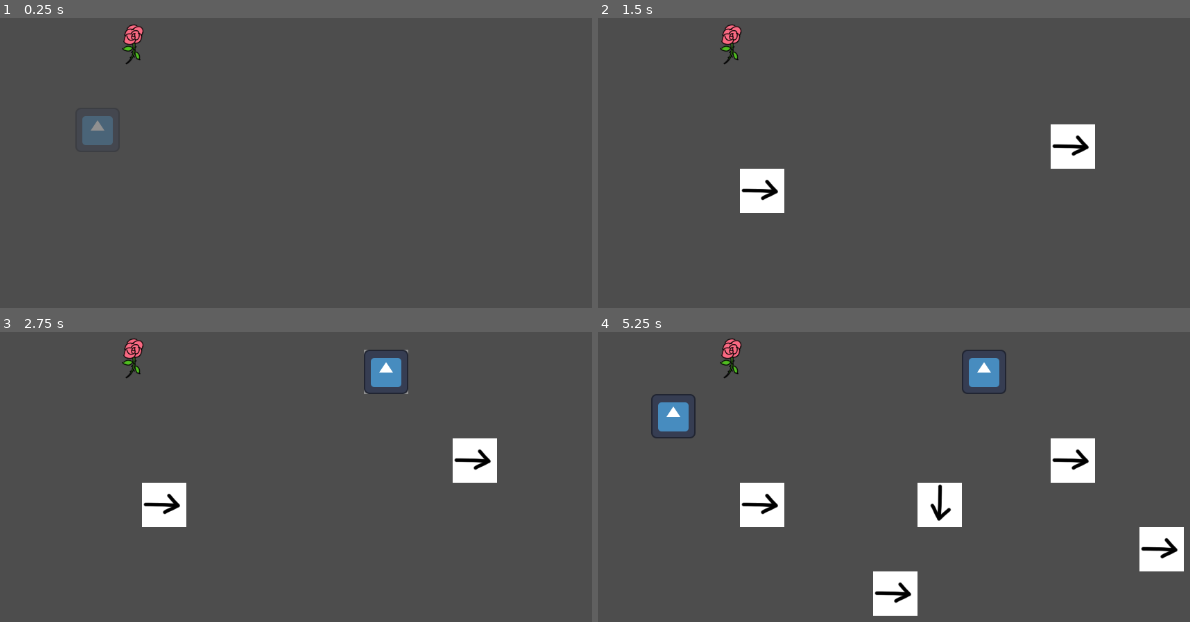
Above: before the commit, frames 1-4 (two rows, left to right).
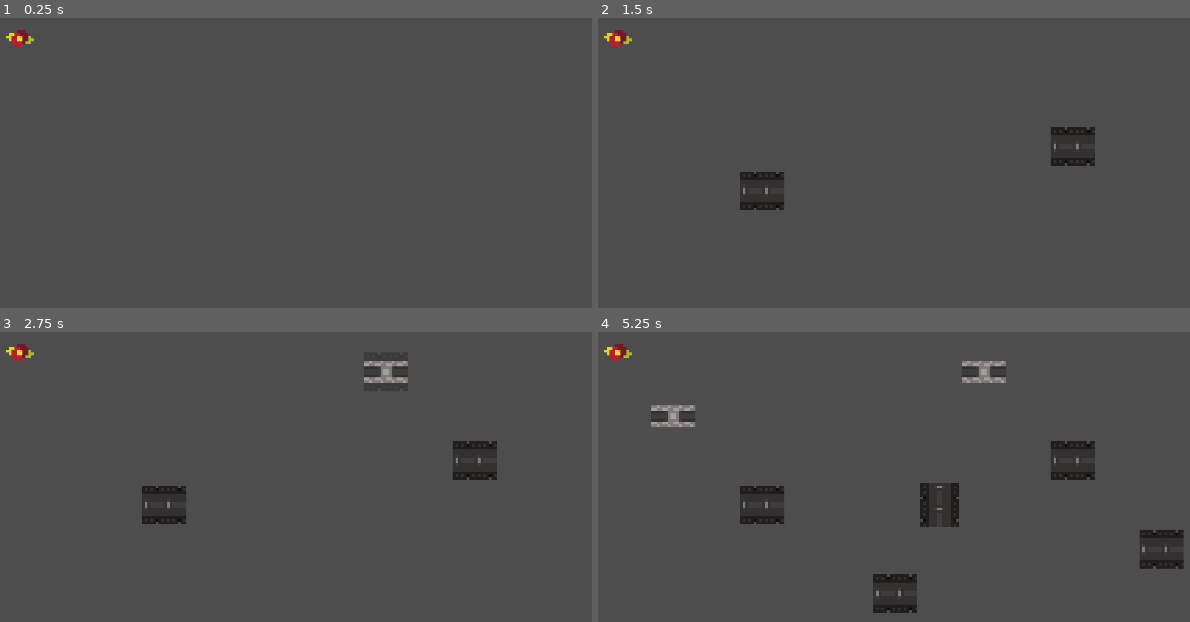
Above: after the commit, the same moments.

Repository: bsc23me/GodotWildJam426
Game: Godot game, scene res://MainScene.tscn
Same seed, same stepped clock (60 frames per second), same inputs: the game is played once before the commit and once after it. The engine's default icon, where the game draws it, is replaced by a stand-in: a white triangle on a blue panel in a dark square.
Inputs (mouse positions are in pixels of both pictures, inside the frame that each line leads up to):
- Up to frame 1 (0.25 s): no input
- Up to frame 2 (1.5 s): tap Enter at 0.5 s; move the mouse to (1095, 148) at 0.52 s; tap 1 at 0.6 s; click (1095, 148) at 0.67 s; tap 9 at 0.8, 1.35 s; tap Space at 1.25 s; move the mouse to (757, 194) at 1.27 s; click (757, 194) at 1.42 s
- Up to frame 3 (2.75 s): tap 2 at 1.55, 2.1 s; tap Enter at 2 s; move the mouse to (396, 387) at 2.02 s; click (396, 387) at 2.17 s; tap 1 at 2.3 s
- Up to frame 4 (5.25 s): tap Space at 2.75, 4.25 s; move the mouse to (876, 575) at 2.77 s; tap 1 at 2.85, 4.55 s; click (876, 575) at 2.92 s; tap 9 at 3.05, 3.6 s; tap Enter at 3.5 s; move the mouse to (1154, 552) at 3.52 s; click (1154, 552) at 3.67 s; tap 2 at 3.8, 4.35 s; move the mouse to (674, 419) at 4.27 s; click (674, 419) at 4.42 s; move the mouse to (959, 485) at 5.02 s; tap R at 5.1 s; click (959, 485) at 5.17 s

The runs differ from the first frame. In frame 1, 1.0% of the frame differs, in the area x 1-25%, y 2-44%; in frame 2, 2.8%; in frame 3, 3.5%; in frame 4, 7.8%, in the area x 1-99%, y 2-98%.
Error after the commit: Invalid access of index '8' on a base object of type: 'Array[Vector2i]'. (res://_scripts/ghost_construct.gd:55)

Commit message:
added all buildings with their sprites

Diff:
--- a/MainScene.tscn
+++ b/MainScene.tscn
@@ -3,9 +3,15 @@
 [ext_resource type="Texture2D" uid="uid://crtms5edr7pkj" path="res://icon.svg" id="1_3mqji"]
 [ext_resource type="Script" uid="uid://caerpow405td4" path="res://_scripts/grid_manager.gd" id="1_rpqi1"]
 [ext_resource type="Script" uid="uid://dogk0odjmsww5" path="res://_scripts/ghost_construct.gd" id="2_x4av3"]
-[ext_resource type="Texture2D" uid="uid://cl14b8ghnbe16" path="res://sprites/Belt_temp.png" id="4_rf2cd"]
-[ext_resource type="Texture2D" uid="uid://ckj2q3p12eslf" path="res://sprites/Rose_temp.png" id="5_a814b"]
+[ext_resource type="Texture2D" uid="uid://b67h1euloh623" path="res://sprites/TilesAndItems.png" id="5_a814b"]
 [ext_resource type="Script" uid="uid://dm1ty0ofd1al1" path="res://_scripts/item_transport.gd" id="6_a814b"]
+
+[sub_resource type="AtlasTexture" id="AtlasTexture_rf2cd"]
+atlas = ExtResource("5_a814b")
+
+[sub_resource type="AtlasTexture" id="AtlasTexture_5crlr"]
+atlas = ExtResource("5_a814b")
+region = Rect2(16, 80, 16, 16)
 
 [node name="Node2D" type="Node2D" unique_id=1288777129]
 
@@ -16,18 +22,19 @@
 
 [node name="GhostConstruct" type="Sprite2D" parent="." unique_id=1144518270 node_paths=PackedStringArray("scene_root")]
 position = Vector2(256, 264)
-scale = Vector2(0.5, 0.5)
+scale = Vector2(0.125, 0.125)
 texture = ExtResource("1_3mqji")
 script = ExtResource("2_x4av3")
 scene_root = NodePath("..")
-tile_node = Array[String](["res://sub_scenes/construct.tscn", "res://sub_scenes/belt.tscn"])
-belt_texture = ExtResource("4_rf2cd")
+tile_node = Array[String](["res://sub_scenes/construct.tscn", "res://sub_scenes/belt.tscn", "res://sub_scenes/pipe.tscn", "res://sub_scenes/planter.tscn", "res://sub_scenes/siphon.tscn", "res://sub_scenes/drill.tscn", "res://sub_scenes/wood_cutter.tscn", "res://sub_scenes/plant_processor.tscn", "res://sub_scenes/brewery.tscn"])
+tile_texture = SubResource("AtlasTexture_rf2cd")
 default_texture = ExtResource("1_3mqji")
+tile_tex_offsets = Array[Vector2]([Vector2(0, 0), Vector2(0, 2), Vector2(4, 2), Vector2(3, 2), Vector2(5, 3), Vector2(4, 3), Vector2(5, 2), Vector2(3, 3)])
 
 [node name="Rose" type="Sprite2D" parent="." unique_id=1576680889]
 z_index = 1
-position = Vector2(308, 139)
-texture = ExtResource("5_a814b")
+position = Vector2(36, 33)
+texture = SubResource("AtlasTexture_5crlr")
 
 [node name="ItemTransport" type="Node2D" parent="Rose" unique_id=410569790]
 script = ExtResource("6_a814b")
--- a/_scripts/ghost_construct.gd
+++ b/_scripts/ghost_construct.gd
@@ -2,12 +2,16 @@
 
 @export var scene_root: Node2D
 @export var tile_node: Array[String]
-@export var belt_texture: Texture
+@export var tile_texture: AtlasTexture
 @export var default_texture: Texture
+@export var tile_tex_offsets: Array[Vector2i]
 
 var tile_scene
 var scenes: Array[PackedScene]
 var selected_tile_type: int
+
+var left_held
+var right_held
 
 # Called when the node enters the scene tree for the first time.
 func _ready() -> void:
@@ -15,6 +19,9 @@
 	scenes.resize(tile_node.size())
 	for i in tile_node.size():
 		scenes[i] = load(tile_node[i])
+
+	left_held = false
+	right_held = false
 
 	self_modulate = Color(1.0, 1.0, 1.0, 0.376)
 
@@ -26,14 +33,14 @@
 
 	if event is InputEventMouseButton:
 		# Place Construct
-		if event.button_index == MOUSE_BUTTON_LEFT and !GridManager.has_tile(position):
-			place_tile(selected_tile_type)
-			print(position)
+		if event.button_index == MOUSE_BUTTON_LEFT:
+			left_held = event.pressed
+			#place_tile(selected_tile_type)
+			#print(position)
+
 		# Pickup Construct
 		elif event.button_index == MOUSE_BUTTON_RIGHT:
-			var pos = Vector2i(position)
-			if GridManager.has_tile(pos):
-				GridManager.remove_tile(pos)
+			right_held = event.pressed
 
 	if event is InputEventKey:
 		if event.pressed:
@@ -42,14 +49,26 @@
 					rotation -= PI / 2
 				else:
 					rotation += PI / 2
-			if event.keycode == KEY_1: # Belt Selection
+			if event.keycode >= KEY_1 and event.keycode <= KEY_9: # Tile Selection
 				scale = Vector2(1,1)
-				texture = belt_texture
-				selected_tile_type = 1
-			if event.keycode == KEY_2: # Temp Default Selection
-				scale = Vector2(0.5,0.5)
-				texture = default_texture
-				selected_tile_type = 0
+				var tile = event.keycode - KEY_1
+				var off = tile_tex_offsets[tile] * GridManager.GRID_SCALE
+				tile_texture.region = Rect2(off.x,off.y,GridManager.GRID_SCALE,GridManager.GRID_SCALE)
+				texture = tile_texture
+				selected_tile_type = tile + 1
+			#if event.keycode == KEY_2: # Temp Default Selection / DEPRECATED
+				#scale = Vector2(0.125,0.125)
+				#texture = default_texture
+				#selected_tile_type = 0
+
+# Called once per frame
+func _process(delta: float) -> void:
+	if left_held and !GridManager.has_tile(position):
+		place_tile(selected_tile_type)
+	if right_held:
+		var pos = Vector2i(position)
+		if GridManager.has_tile(pos):
+			GridManager.remove_tile(pos)
 
 # Snap to the grid
 func snap(pos, gridScale):
@@ -63,6 +82,7 @@
 func place_tile(tile_type):
 	var tile = scenes[tile_type].instantiate()
 	tile.position = position
+	#if tile_type == 1 or tile_type == 2:
 	tile.rotation = rotation
 	tile.construct_type = tile_type
 	tile.output_direction = dir_from_rot(rotation)
--- a/_scripts/grid_manager.gd
+++ b/_scripts/grid_manager.gd
@@ -1,6 +1,6 @@
 extends Node
 
-@export var GRID_SCALE = 64
+@export var GRID_SCALE = 16
 
 var tiles: Dictionary[Vector2i, TileConstruct] = {}
 # Called when the node enters the scene tree for the first time.
--- a/project.godot
+++ b/project.godot
@@ -19,6 +19,10 @@
 
 GridManager="*uid://caerpow405td4"
 
+[display]
+
+window/stretch/scale=4.0
+
 [dotnet]
 
 project/assembly_name="GodotWildJam426"
@@ -29,4 +33,5 @@
 
 [rendering]
 
+textures/canvas_textures/default_texture_filter=0
 rendering_device/driver.windows="d3d12"
--- a/sub_scenes/belt.tscn
+++ b/sub_scenes/belt.tscn
@@ -1,9 +1,13 @@
 [gd_scene format=3 uid="uid://bauuco10jmc7d"]
 
-[ext_resource type="Texture2D" uid="uid://cl14b8ghnbe16" path="res://sprites/Belt_temp.png" id="1_susb0"]
+[ext_resource type="Texture2D" uid="uid://b67h1euloh623" path="res://sprites/TilesAndItems.png" id="1_nxa6v"]
 [ext_resource type="Script" uid="uid://da145ili7n1y2" path="res://_scripts/TileConstruct.gd" id="2_nxa6v"]
 
+[sub_resource type="AtlasTexture" id="AtlasTexture_6wagu"]
+atlas = ExtResource("1_nxa6v")
+region = Rect2(0, 0, 16, 16)
+
 [node name="Belt" type="Sprite2D" unique_id=592253102]
-texture = ExtResource("1_susb0")
+texture = SubResource("AtlasTexture_6wagu")
 script = ExtResource("2_nxa6v")
 metadata/_custom_type_script = "uid://da145ili7n1y2"
--- /dev/null
+++ b/sub_scenes/brewery.tscn
@@ -0,0 +1,13 @@
+[gd_scene format=3 uid="uid://l3creqha15la"]
+
+[ext_resource type="Texture2D" uid="uid://b67h1euloh623" path="res://sprites/TilesAndItems.png" id="1_lt7jh"]
+[ext_resource type="Script" uid="uid://da145ili7n1y2" path="res://_scripts/TileConstruct.gd" id="2_ro2rj"]
+
+[sub_resource type="AtlasTexture" id="AtlasTexture_468fr"]
+atlas = ExtResource("1_lt7jh")
+region = Rect2(48, 48, 16, 16)
+
+[node name="Brewery" type="Sprite2D" unique_id=1765083466]
+texture = SubResource("AtlasTexture_468fr")
+script = ExtResource("2_ro2rj")
+metadata/_custom_type_script = "uid://da145ili7n1y2"
--- a/sub_scenes/construct.tscn
+++ b/sub_scenes/construct.tscn
@@ -1,10 +1,14 @@
 [gd_scene format=3 uid="uid://ifuv43j6i65y"]
 
-[ext_resource type="Texture2D" uid="uid://crtms5edr7pkj" path="res://icon.svg" id="1_o7mvy"]
+[ext_resource type="Texture2D" uid="uid://b67h1euloh623" path="res://sprites/TilesAndItems.png" id="1_aiesc"]
 [ext_resource type="Script" uid="uid://da145ili7n1y2" path="res://_scripts/TileConstruct.gd" id="2_aiesc"]
+
+[sub_resource type="AtlasTexture" id="AtlasTexture_dkpwy"]
+atlas = ExtResource("1_aiesc")
+region = Rect2(64, 32, 16, 16)
 
 [node name="Construct" type="Sprite2D" unique_id=1738615040]
 scale = Vector2(0.5, 0.5)
-texture = ExtResource("1_o7mvy")
+texture = SubResource("AtlasTexture_dkpwy")
 script = ExtResource("2_aiesc")
 metadata/_custom_type_script = "uid://da145ili7n1y2"
--- /dev/null
+++ b/sub_scenes/drill.tscn
@@ -0,0 +1,13 @@
+[gd_scene format=3 uid="uid://c23eusp10ea0r"]
+
+[ext_resource type="Texture2D" uid="uid://b67h1euloh623" path="res://sprites/TilesAndItems.png" id="1_c8fvg"]
+[ext_resource type="Script" uid="uid://da145ili7n1y2" path="res://_scripts/TileConstruct.gd" id="2_0g50j"]
+
+[sub_resource type="AtlasTexture" id="AtlasTexture_468fr"]
+atlas = ExtResource("1_c8fvg")
+region = Rect2(80, 48, 16, 16)
+
+[node name="Drill" type="Sprite2D" unique_id=1708173246]
+texture = SubResource("AtlasTexture_468fr")
+script = ExtResource("2_0g50j")
+metadata/_custom_type_script = "uid://da145ili7n1y2"
--- /dev/null
+++ b/sub_scenes/pipe.tscn
@@ -0,0 +1,13 @@
+[gd_scene format=3 uid="uid://dgn7mlade0tth"]
+
+[ext_resource type="Texture2D" uid="uid://b67h1euloh623" path="res://sprites/TilesAndItems.png" id="1_88dj5"]
+[ext_resource type="Script" uid="uid://da145ili7n1y2" path="res://_scripts/TileConstruct.gd" id="2_sitti"]
+
+[sub_resource type="AtlasTexture" id="AtlasTexture_468fr"]
+atlas = ExtResource("1_88dj5")
+region = Rect2(0, 32, 16, 16)
+
+[node name="Pipe" type="Sprite2D" unique_id=193563240]
+texture = SubResource("AtlasTexture_468fr")
+script = ExtResource("2_sitti")
+metadata/_custom_type_script = "uid://da145ili7n1y2"
--- /dev/null
+++ b/sub_scenes/plant_processor.tscn
@@ -0,0 +1,13 @@
+[gd_scene format=3 uid="uid://bp5qvjhy560mc"]
+
+[ext_resource type="Texture2D" uid="uid://b67h1euloh623" path="res://sprites/TilesAndItems.png" id="1_h70mr"]
+[ext_resource type="Script" uid="uid://da145ili7n1y2" path="res://_scripts/TileConstruct.gd" id="2_ruscm"]
+
+[sub_resource type="AtlasTexture" id="AtlasTexture_468fr"]
+atlas = ExtResource("1_h70mr")
+region = Rect2(80, 32, 16, 16)
+
+[node name="PlantProcessor" type="Sprite2D" unique_id=1449174723]
+texture = SubResource("AtlasTexture_468fr")
+script = ExtResource("2_ruscm")
+metadata/_custom_type_script = "uid://da145ili7n1y2"
--- /dev/null
+++ b/sub_scenes/planter.tscn
@@ -0,0 +1,13 @@
+[gd_scene format=3 uid="uid://c1gijmawb1f75"]
+
+[ext_resource type="Texture2D" uid="uid://b67h1euloh623" path="res://sprites/TilesAndItems.png" id="1_02sgj"]
+[ext_resource type="Script" uid="uid://da145ili7n1y2" path="res://_scripts/TileConstruct.gd" id="2_7domx"]
+
+[sub_resource type="AtlasTexture" id="AtlasTexture_468fr"]
+atlas = ExtResource("1_02sgj")
+region = Rect2(64, 32, 16, 16)
+
+[node name="Planter" type="Sprite2D" unique_id=1052250189]
+texture = SubResource("AtlasTexture_468fr")
+script = ExtResource("2_7domx")
+metadata/_custom_type_script = "uid://da145ili7n1y2"
--- /dev/null
+++ b/sub_scenes/siphon.tscn
@@ -0,0 +1,13 @@
+[gd_scene format=3 uid="uid://drggwnpc0x72d"]
+
+[ext_resource type="Texture2D" uid="uid://b67h1euloh623" path="res://sprites/TilesAndItems.png" id="1_uhpf7"]
+[ext_resource type="Script" uid="uid://da145ili7n1y2" path="res://_scripts/TileConstruct.gd" id="2_5tvnn"]
+
+[sub_resource type="AtlasTexture" id="AtlasTexture_468fr"]
+atlas = ExtResource("1_uhpf7")
+region = Rect2(48, 32, 16, 16)
+
+[node name="Siphon" type="Sprite2D" unique_id=101385395]
+texture = SubResource("AtlasTexture_468fr")
+script = ExtResource("2_5tvnn")
+metadata/_custom_type_script = "uid://da145ili7n1y2"
--- /dev/null
+++ b/sub_scenes/wood_cutter.tscn
@@ -0,0 +1,13 @@
+[gd_scene format=3 uid="uid://c1foaw01w5wh8"]
+
+[ext_resource type="Texture2D" uid="uid://b67h1euloh623" path="res://sprites/TilesAndItems.png" id="1_41gxx"]
+[ext_resource type="Script" uid="uid://da145ili7n1y2" path="res://_scripts/TileConstruct.gd" id="2_u0qn4"]
+
+[sub_resource type="AtlasTexture" id="AtlasTexture_468fr"]
+atlas = ExtResource("1_41gxx")
+region = Rect2(64, 48, 16, 16)
+
+[node name="WoodCutter" type="Sprite2D" unique_id=899047246]
+texture = SubResource("AtlasTexture_468fr")
+script = ExtResource("2_u0qn4")
+metadata/_custom_type_script = "uid://da145ili7n1y2"
Binary file added: sprites/TilesAndItems.png
Not shown, added: sprites/TilesAndItems.png.import
